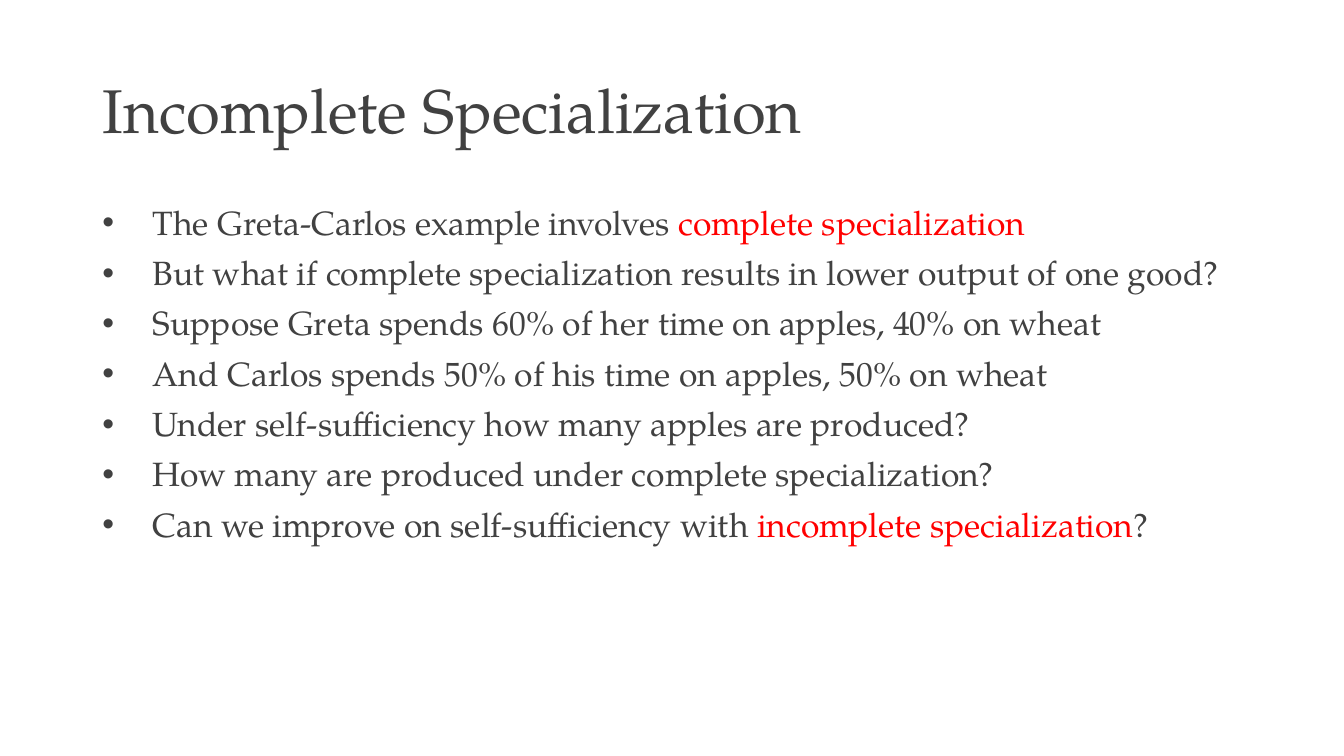
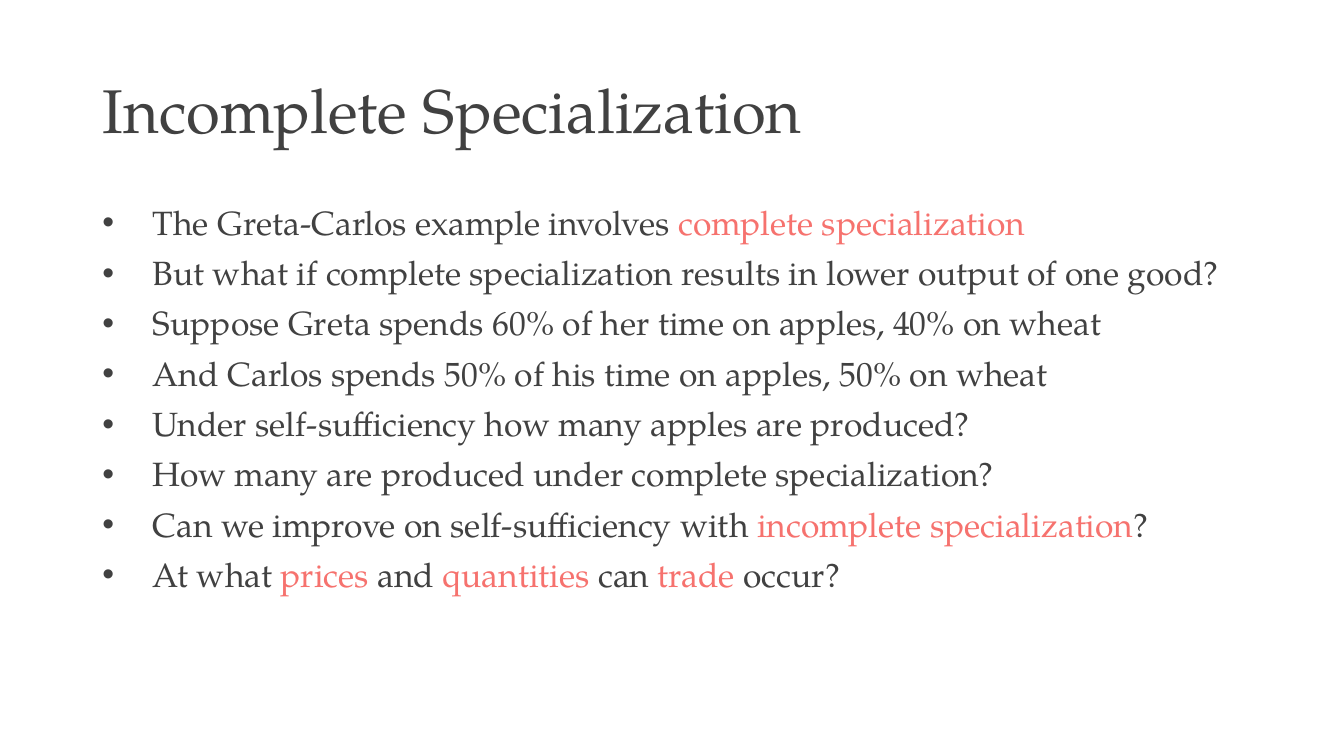
Before and after one commit to rs328/Slides-for-Principles, a slide deck: slide 20 of 02 Specialization and Trade.pptx (slide 18 before the commit). Drawn at 1344x756 pixels with LibreOffice and Linux fonts; fonts in the diff are those of the drawing. Boxes give left, top, right and bottom in pixels: in the first picture for what was removed or moved away, otherwise in the second. Text is boxed around its words. In the diff, an @@ line names an element or a change of style, - is before the commit and + after.

```diff
--- a/02 Specialization and Trade.pptx
+++ b/02 Specialization and Trade.pptx
@@ text at (x1=153, y1=210, x2=1148, y2=547): text colour #FF0000 to #F6726E in "complete specialization", "incomplete specialization?" @@
@@ text at (x1=153, y1=562, x2=840, y2=597): paragraph added @@
+• At what prices and quantities can trade occur?
```
Also in this commit, not shown: 9 other slides changed, 3 slides added, 1 slide removed, 2 other files.
